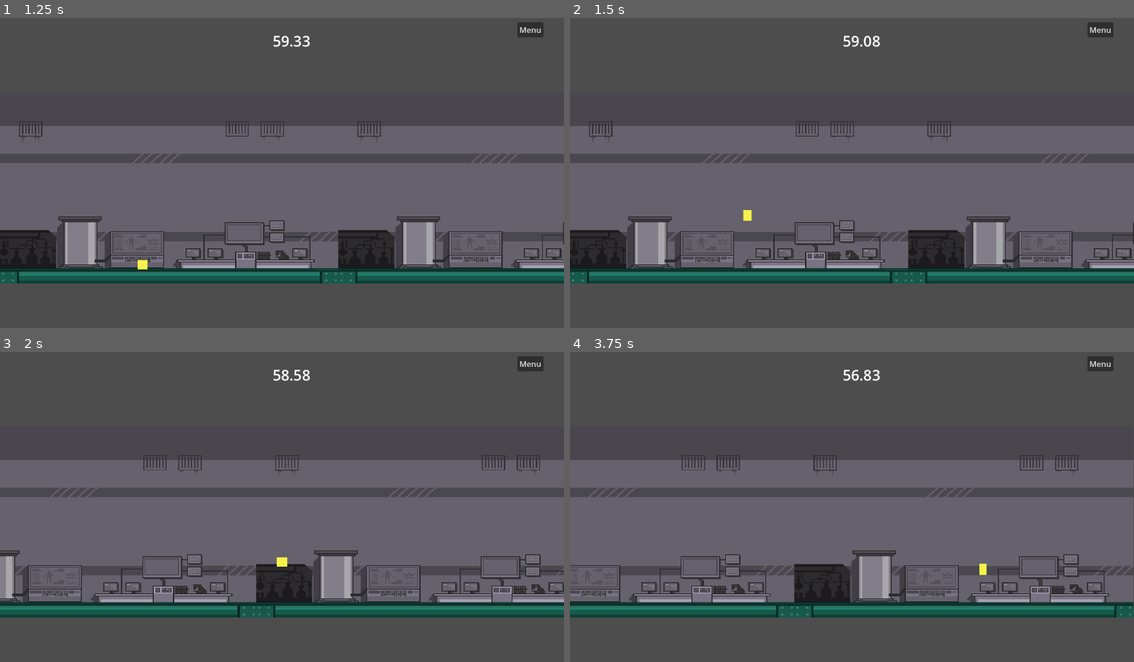
Above: before the commit, frames 1-4 (two rows, left to right).
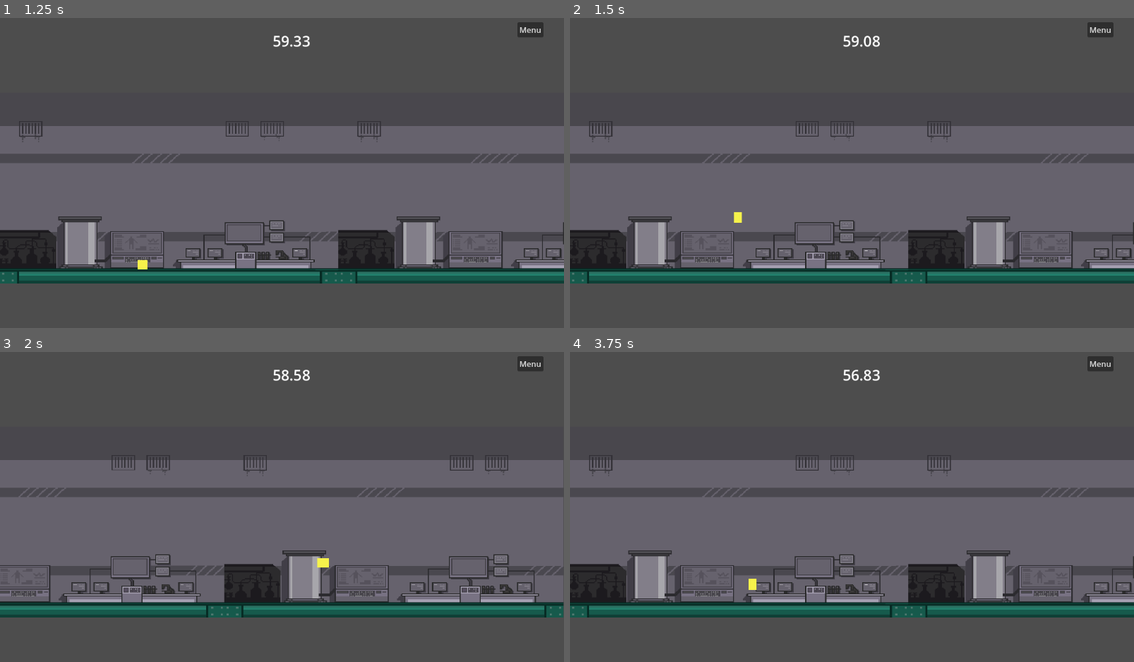
Above: after the commit, the same moments.

Repository: acethereaper657/projectbreakneck
Game: Godot game, scene res://main.tscn
The game is run twice, just before and just after one commit, with the same random seed, the same clock (stepped at 60 frames per second) and the same inputs.
Inputs:
- Up to frame 1 (1.25 s): click "Play" at 0.5 s
- Up to frame 2 (1.5 s): hold Right (ui_right) from 1.28 s (still down); hold Space (jump) from 1.28 s (still down)
- Up to frame 3 (2 s): keep holding Right (ui_right); keep holding Space (jump)
- Up to frame 4 (3.75 s): release Space (jump) at 2.03 s; tap Space (jump) at 2.1, 2.27, 2.57, 3.6 s; release Right (ui_right) at 2.78 s; hold Left (ui_left) 2.78-3.53 s; hold Space (jump) 2.78-3.53 s; hold Right (ui_right) from 3.53 s (still down)

Frame 1 is identical in both runs. In frame 2, 0.1% of the frame differs, in the area x 29-33%, y 61-67%; in frame 3, 8.1%; in frame 4, 10%, in the area x 0-100%, y 33-86%.

Commit message:
Adjusted Movement Values & Improved Edge Stop
Added another RayCast2D to improve stopping performance at the edge of platforms (when player is not still trying to run). Also adjusted various acceleration values (these may not be finalized still though) Branch should be ready for merge.

Diff:
--- a/Project Breakneck/Player/Player.gd
+++ b/Project Breakneck/Player/Player.gd
@@ -8,14 +8,15 @@
 ## Except for separate air and ground acceleration, as I don't think it's necessary.
 
 @onready var ray = $detectionRay
+@onready var ray2 = $detectionRay2
 # BASIC MOVEMENT VARAIABLES ---------------- #
 var face_direction := 1
 var x_dir := 1
 
 @export var max_speed: float = 1250
 @export var ground_max_speed: float = 750 #was 560
-@export var acceleration: float = 50 #was 2880
-@export var turning_acceleration : float = 1 #was 9600 (this definitely doesn't work right atm)
+@export var acceleration: float = 4000 #was 2880
+@export var turning_acceleration : float = 2000 #was 9600
 #@export var deceleration: float = 0.000001 #was 3200
 var slide_speed: float = 2000 #higher is less sliding
 var friction: float = 500 #higher is more friction on floor (when running)
@@ -27,11 +28,11 @@
 # ------------- #
 
 # JUMP VARAIABLES ------------------- #
-@export var jump_force : float = 1400
-@export var jump_cut : float = 0.25
-@export var jump_gravity_max : float = 500
-@export var jump_hang_treshold : float = 2.0
-@export var jump_hang_gravity_mult : float = 0.1
+@export var jump_force : float = 1200
+@export var jump_cut : float = 0.4
+@export var jump_gravity_max : float = 1000
+@export var jump_hang_treshold : float = 20.0 #was 2.0
+@export var jump_hang_gravity_mult : float = 0.1 #was .05
 # Timers
 @export var jump_coyote : float = 0.08
 @export var jump_buffer : float = 0.1
@@ -41,7 +42,7 @@
 var jump_buffer_timer : float = 0
 var momentum_timer: float = 0
 var is_jumping := false
-var edge_stop : float = 10000
+var edge_stop : float = 20000
 # ----------------------------------- #
 
 
@@ -69,16 +70,18 @@
 	x_dir = get_input()["x"]
 
 	#edge of platform detection testing
-	if not ray.is_colliding() and is_on_floor() and x_dir != sign(velocity.x) and velocity.x != 0:
+	if not (ray.is_colliding() and ray2.is_colliding())  and is_on_floor() and x_dir != sign(velocity.x) and velocity.x != 0:
 		#print("collision")
 		#var origin = ray.global_transform.origin
 		#var collision_point = ray.get_collision_point()
 		#var distance = origin.distance_to(collision_point)
 		#if(distance > 1 and is_on_floor()):
 		if(velocity.x > abs(delta * edge_stop)):
+			print("edge slow")
 			velocity.x -= delta * sign(velocity.x) * edge_stop
 		else:
 			velocity.x = 0
+			print("edge stop")
 
 
 
@@ -86,29 +89,31 @@
 
 
 	# Stop if we're not doing movement inputs.
-	if x_dir == 0 and momentum_timer < 0 and velocity.x != 0:
+	if x_dir != sign(velocity.x) and momentum_timer < 0 and velocity.x != 0:
 		velocity.x -= (slide_speed * delta * sign(velocity.x))
-		if abs(velocity.x) < 30:
+		if abs(velocity.x) > abs(slide_speed * delta):
+			velocity.x -= (slide_speed * delta * sign(velocity.x))
+		else:
 			velocity.x = 0
 		# velocity.x = Vector2(velocity.x, 0).move_toward(Vector2(0,0), deceleration * delta).x
-		return
+
 
 	#Slowly decelerate when on the ground, otherwise keep the same speed
 	# (This keeps our momentum gained from outside or slopes)
 	if x_dir != 0 and momentum_timer < 0 and abs(velocity.x) >= ground_max_speed and sign(velocity.x) == x_dir:
 		velocity.x -= (friction * delta * sign(velocity.x))
-		return
-	elif x_dir != 0 and momentum_timer > 0 and abs(velocity.x) >= max_speed and sign(velocity.x) == x_dir:
-		return
+
+	#elif x_dir != 0 and momentum_timer > 0 and abs(velocity.x) >= max_speed and sign(velocity.x) == x_dir:
+	#	return
 
 	# Are we turning?
 	# Deciding between acceleration and turn_acceleration
 	#var accel_rate : float = acceleration if sign(velocity.x) == x_dir else turning_acceleration
 
 	# Accelerate
-	if sign(velocity.x) == x_dir:
+	if sign(velocity.x) == x_dir or velocity.x == 0:
 		velocity.x += x_dir * acceleration * delta
-	else:
+	elif sign(velocity.x) * x_dir < 0:
 		velocity.x += x_dir * delta * turning_acceleration
 
 	set_direction(x_dir) # This is purely for visuals
--- a/Project Breakneck/Player/Player.tscn
+++ b/Project Breakneck/Player/Player.tscn
@@ -53,12 +53,6 @@
 collision_mask = 14
 floor_snap_length = 16.0
 script = ExtResource("1")
-acceleration = 4032.0
-turning_acceleration = 13440.0
-jump_force = 1200.0
-jump_cut = 0.4
-jump_gravity_max = 1000.0
-jump_hang_gravity_mult = 0.05
 
 [node name="SquareCollisionShape" type="CollisionShape2D" parent="."]
 position = Vector2(0, -4)
@@ -92,5 +86,8 @@
 }
 
 [node name="detectionRay" type="RayCast2D" parent="."]
-position = Vector2(20, 0)
+position = Vector2(-25, 0)
 collision_mask = 3
+
+[node name="detectionRay2" type="RayCast2D" parent="."]
+position = Vector2(25, 0)
